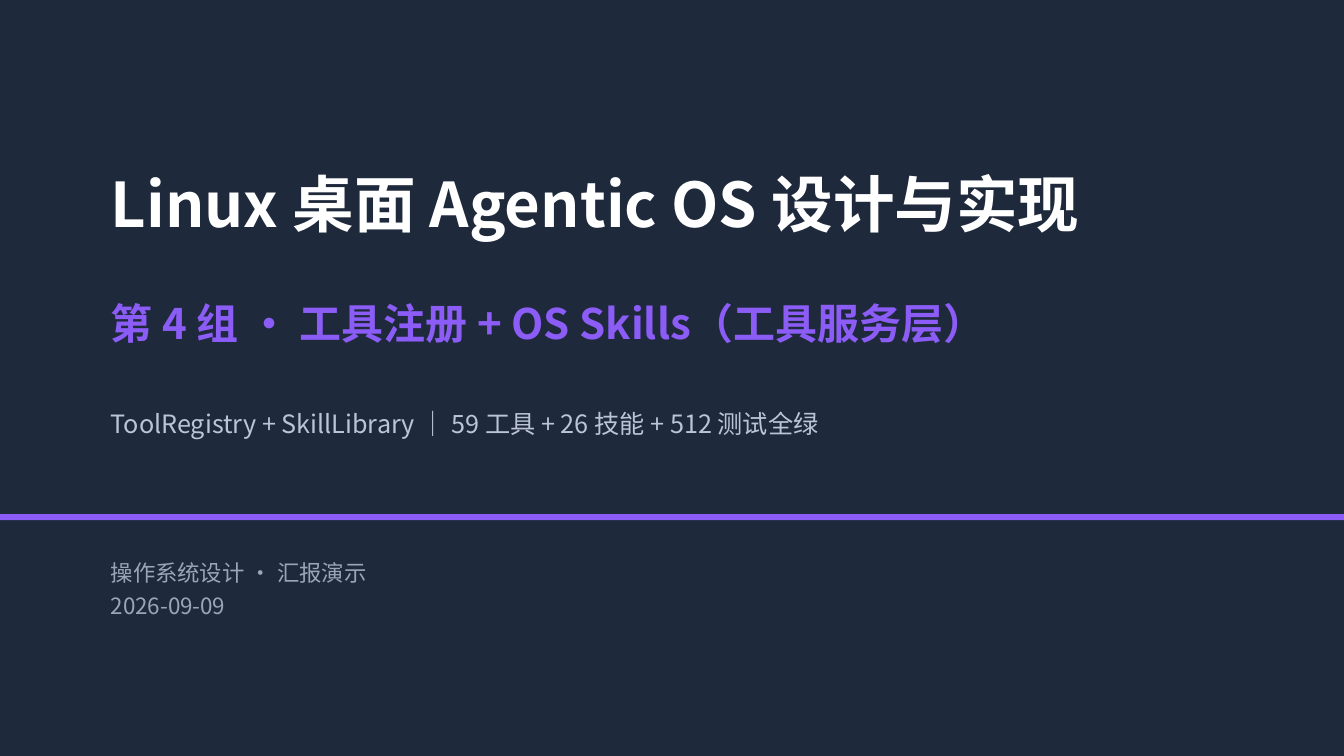
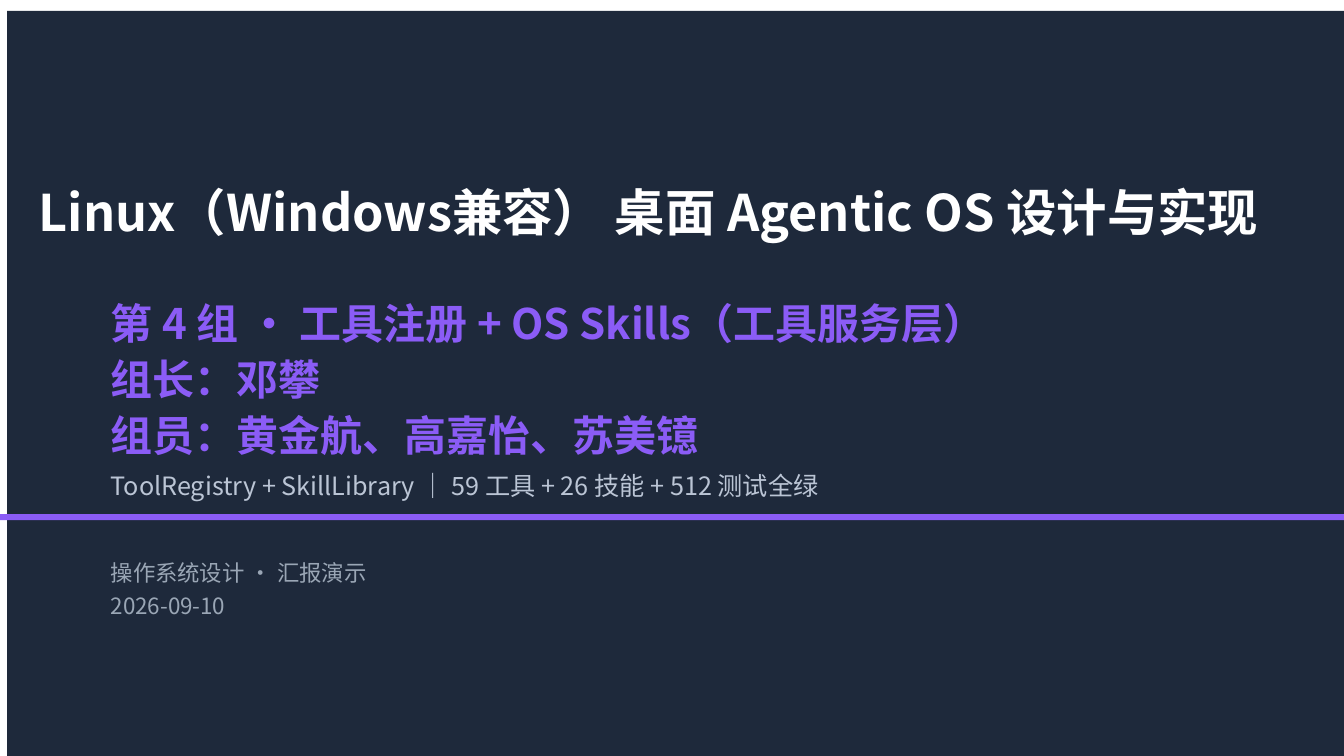
Before and after one commit to yurenhjh/miniyu, a slide deck: slide 1 of docs/第4组汇报PPT.pptx. Drawn at 1344x756 pixels with LibreOffice and Linux fonts; fonts in the diff are those of the drawing. Boxes give left, top, right and bottom in pixels: in the first picture for what was removed or moved away, otherwise in the second. Text is boxed around its words. In the diff, an @@ line names an element or a change of style, - is before the commit and + after.

```diff
--- a/docs/第4组汇报PPT.pptx
+++ b/docs/第4组汇报PPT.pptx
@@ rectangle: place and size @@
-rectangle at (0,0,1344,756)
+rectangle at (7,11,1344,756)
@@ text at (39,187,1258,244): text changed; size 44 to 36 pt @@
-Linux 桌面 Agentic OS 设计与实现
+Linux（Windows兼容） 桌面 Agentic OS 设计与实现
@@ text at (111,359,699,455): paragraphs added @@
+组长：邓攀
+组员：黄金航、高嘉怡、苏美镱
@@ text "ToolRegistry + SkillLibrary ｜ 59 ...": place and size @@
-text "ToolRegistry + SkillLibrary ｜ 59 ..." at (111,412,819,439)
+text "ToolRegistry + SkillLibrary ｜ 59 ..." at (111,474,819,501)
@@ text at (111,597,226,614): text changed @@
-2026-09-09
+2026-09-10
```
Also in this commit, not shown: 3 other slides changed.
